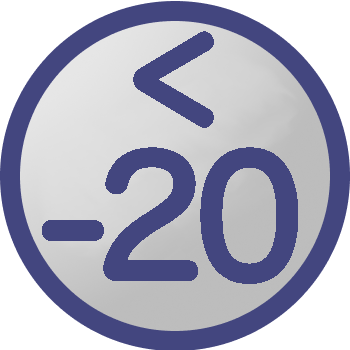
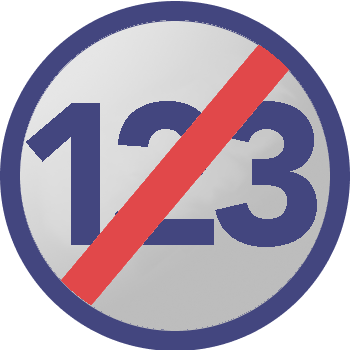
Before/after of a (350, 350) layered artwork. What changed in the layer stack:
hid "20+ #2" over (133, 31, 214, 128)
hid "20+ #1" over (42, 147, 298, 284)
added layer "Eingefügte Ebene" above "123" over (20, 20, 330, 330)
showed "123" over (26, 101, 317, 247)
